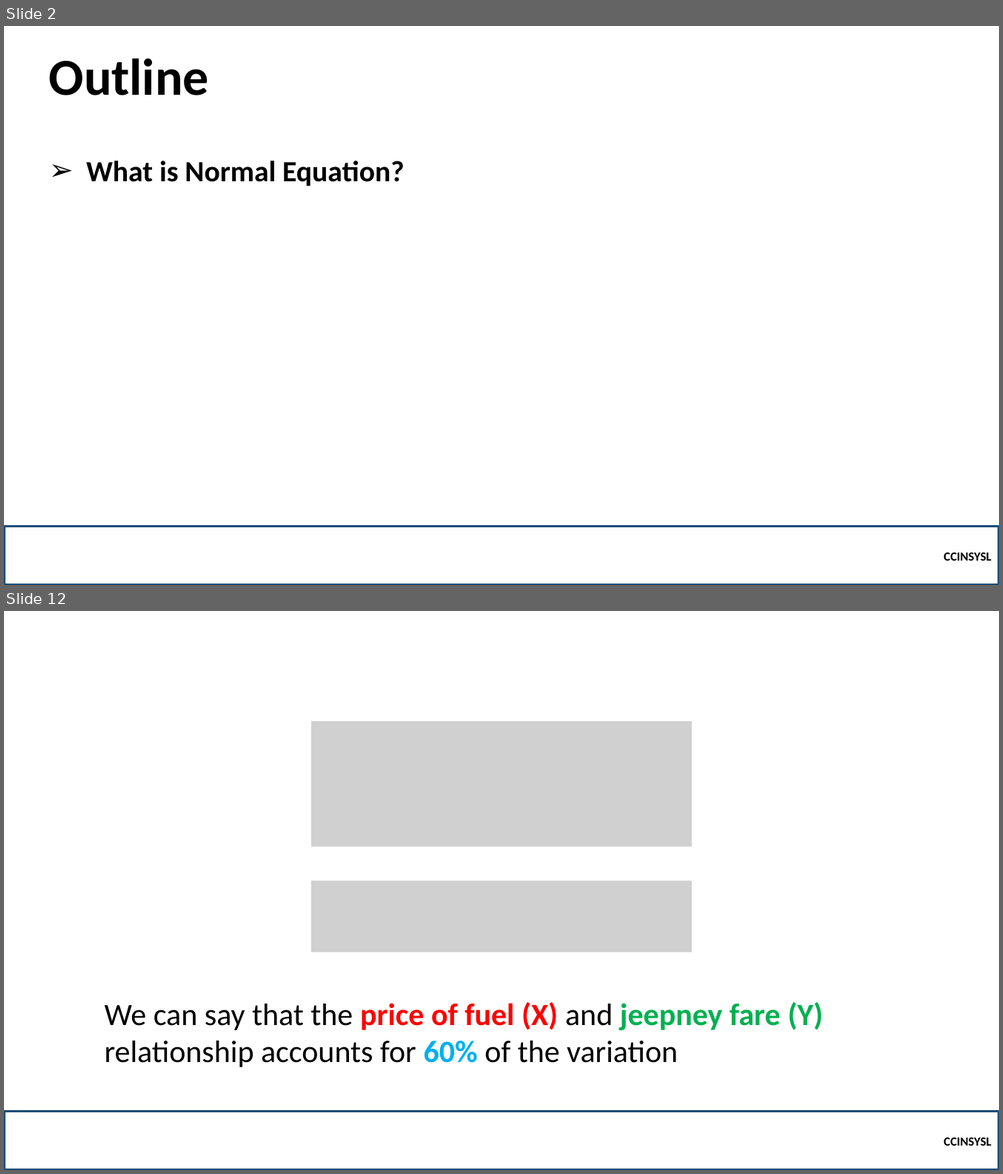
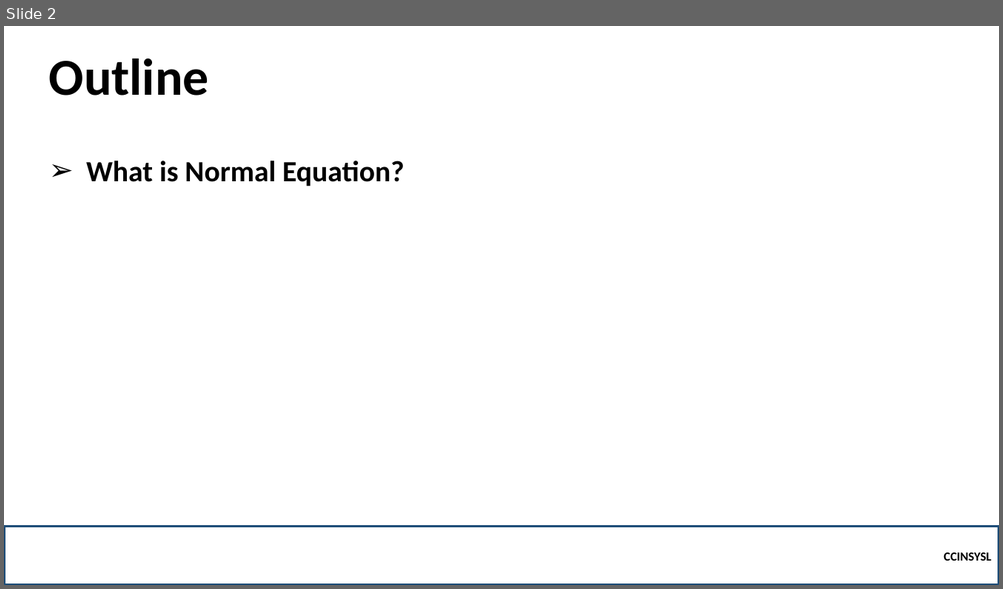
Before and after one commit to robitussin/CCINSYSL, a slide deck: 5 - Multiple Linear Regression/Normal Equation.pptx. Shown one above the other, each under a label of ours: slides 2 and 12 before the commit, slide 2 after it; the slides between them are not shown. The pictures are 1003x1174 and 1003x589 pixels, drawn with LibreOffice and Linux fonts; fonts in the diff are those of the drawing; grey boxes stand for pictures; background and template pictures are left out. Boxes give left, top, right and bottom in pixels: in the first picture for what was removed or moved away, otherwise in the second. Text is boxed around its words. In the diff, an @@ line names an element or a change of style, - is before the commit and + after.

```diff
--- a/5 - Multiple Linear Regression/Normal Equation.pptx
+++ b/5 - Multiple Linear Regression/Normal Equation.pptx
@@ slide 12 removed at (4,611,999,1170), background picture (left out) @@
@@ picture removed at (311,721,692,847) @@
@@ picture removed at (311,881,692,953) @@
@@ text removed at (105,1002,823,1068) @@
-We can say that the price of fuel (X) and jeepney fare (Y) relationship accounts for 60% of the variation
@@ rectangle removed at (4,1112,999,1170) @@
-CCINSYSL
```
Also in this commit, not shown: 4 slides changed, 4 slides added, 5 other slides removed, 2 other files.
